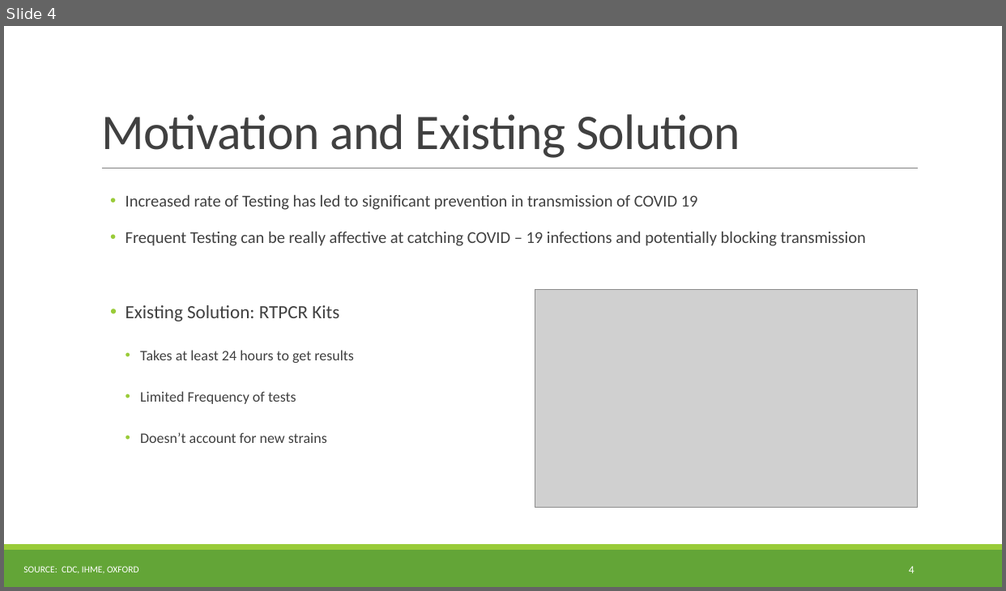
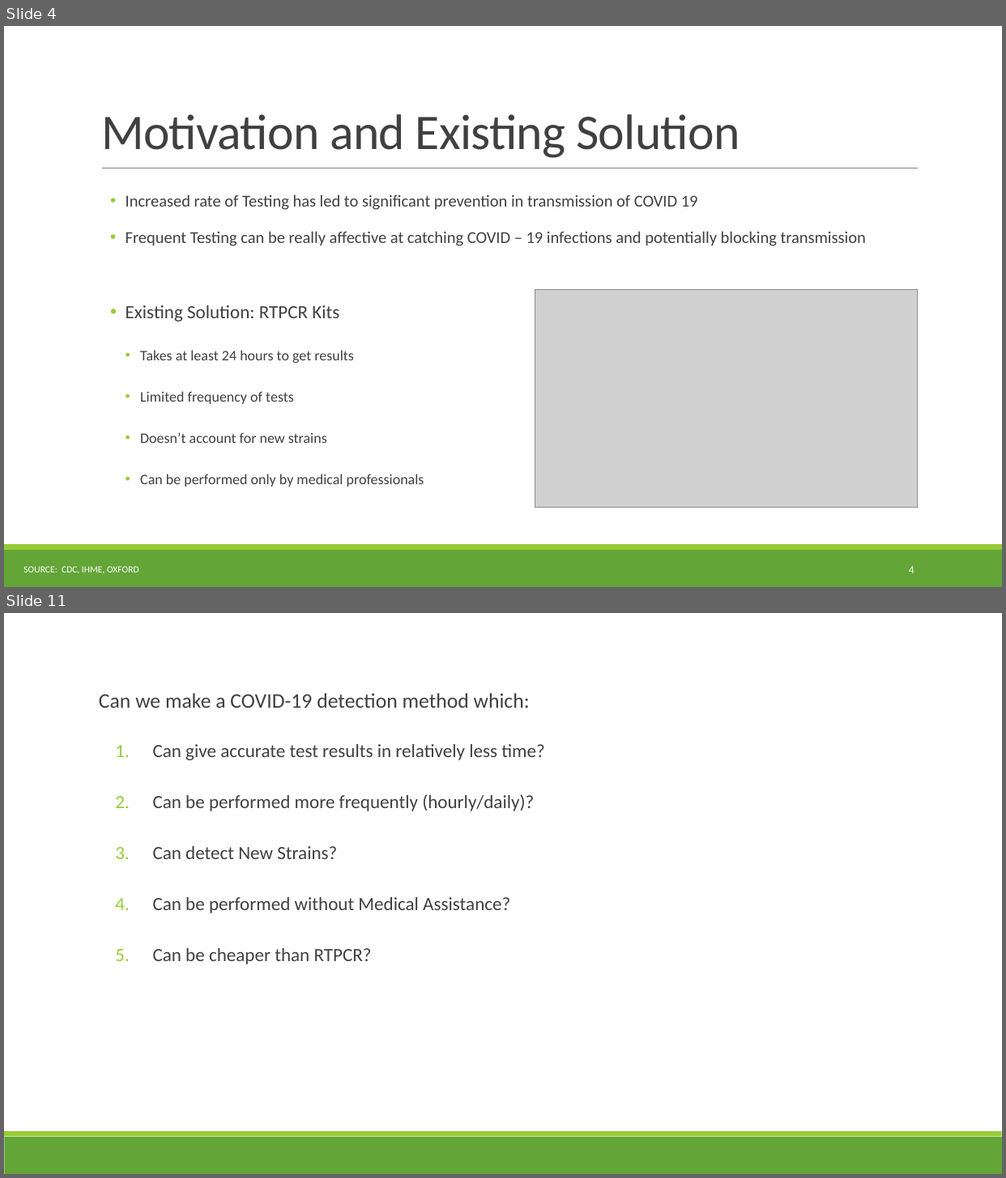
Before and after one commit to HimanshuKGP007/COV_Project, a slide deck: BTP_Files/PPT/BTP Presentation.pptx. Shown one above the other, each under a label of ours: slide 4 before the commit, slides 4 and 11 after it; the slides between them are not shown. The pictures are 1006x591 and 1006x1178 pixels, drawn with LibreOffice and Linux fonts; fonts in the diff are those of the drawing; grey boxes stand for pictures. Boxes give left, top, right and bottom in pixels: in the first picture for what was removed or moved away, otherwise in the second. Text is boxed around its words. In the diff, an @@ line names an element or a change of style, - is before the commit and + after.

```diff
--- a/BTP_Files/PPT/BTP Presentation.pptx
+++ b/BTP_Files/PPT/BTP Presentation.pptx
@@ slide 11 added at box(4, 613, 1002, 1174), background #FFFFFF; not listed: 2 template elements that a slide beside it also shows @@
@@ text added at box(99, 693, 544, 965), 18 pt, text #404040 @@
+  Can we make a COVID-19 detection method which:
+  1. Can give accurate test results in relatively less time?
+  2. Can be performed more frequently (hourly/daily)?
+  3. Can detect New Strains?
+  4. Can be performed without Medical Assistance?
+  5. Can be cheaper than RTPCR?
@@ slide 4 changed as well @@
@@ text at box(140, 391, 294, 404): text changed @@
-    • Limited Frequency of tests
+    • Limited frequency of tests
@@ text at box(140, 474, 424, 487): paragraph added @@
+    • Can be performed only by medical professionals
```
Also in this commit, not shown: 1 other slide changed, 10 other slides added, 3 slides removed, 2 other files.
